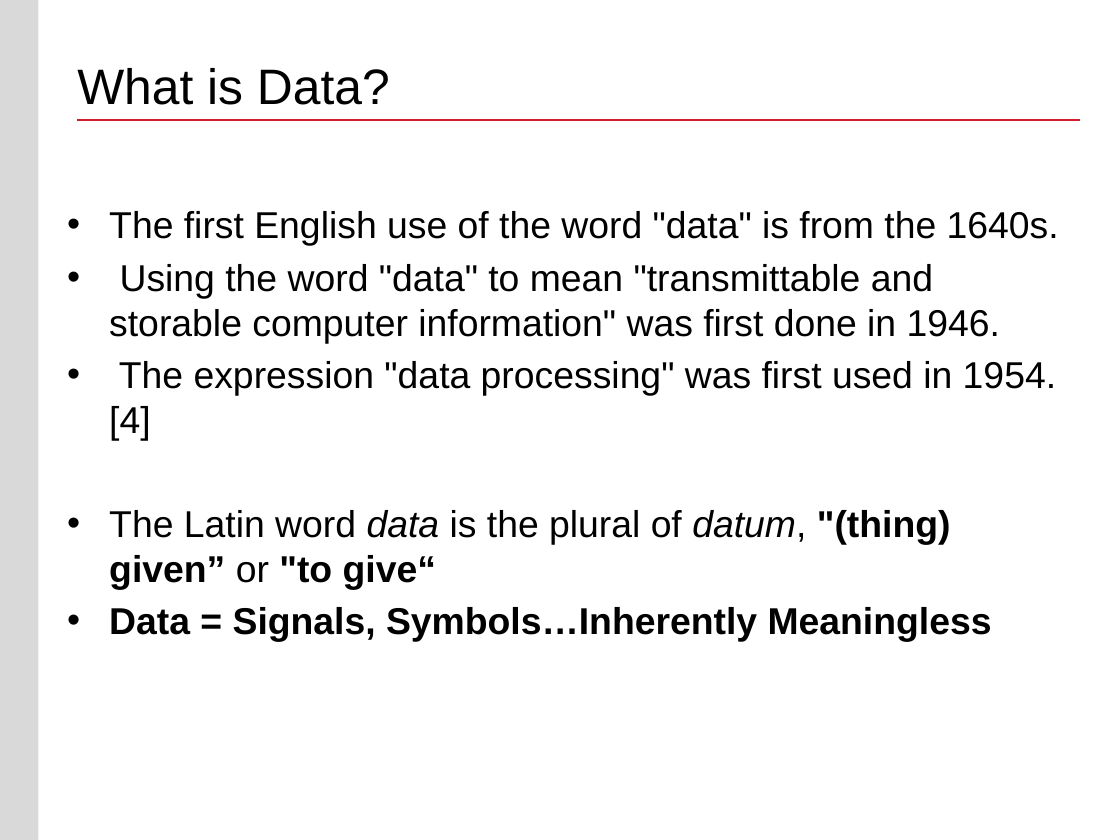
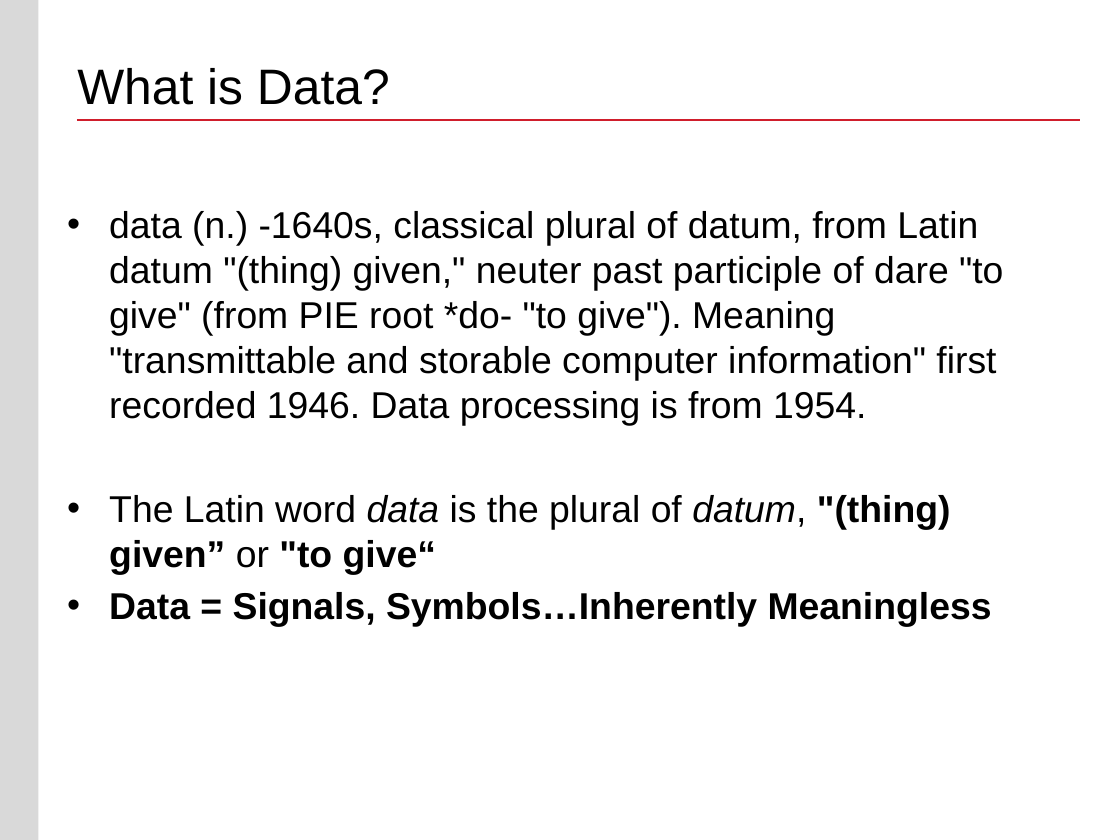
Before and after one commit to buyuhuang/csda1000_FT, a slide deck: slide 4 of day1/1. Lecture/day_1_intro_to_data_analytics_lecture.pptx. Drawn at 1120x840 pixels with LibreOffice and Linux fonts; fonts in the diff are those of the drawing; background and template pictures are left out. Boxes give left, top, right and bottom in pixels: in the first picture for what was removed or moved away, otherwise in the second. Text is boxed around its words. In the diff, an @@ line names an element or a change of style, - is before the commit and + after.

```diff
--- a/day1/1. Lecture/day_1_intro_to_data_analytics_lecture.pptx
+++ b/day1/1. Lecture/day_1_intro_to_data_analytics_lecture.pptx
@@ text at (x1=109, y1=211, x2=1003, y2=425): text changed @@
-• The first English use of the word "data" is from the 1640s.
-• Using the word "data" to mean "transmittable and storable computer information" was first done in 1946.
-• The expression "data processing" was first used in 1954.[4]
+• data (n.) -1640s, classical plural of datum, from Latin datum "(thing) given," neuter past participle of dare "to give" (from PIE root *do- "to give"). Meaning "transmittable and storable computer information" first recorded 1946. Data processing is from 1954.
```
Also in this commit, not shown: 28 other slides changed, 1 slide added, 3 slides removed, 3 other files.
